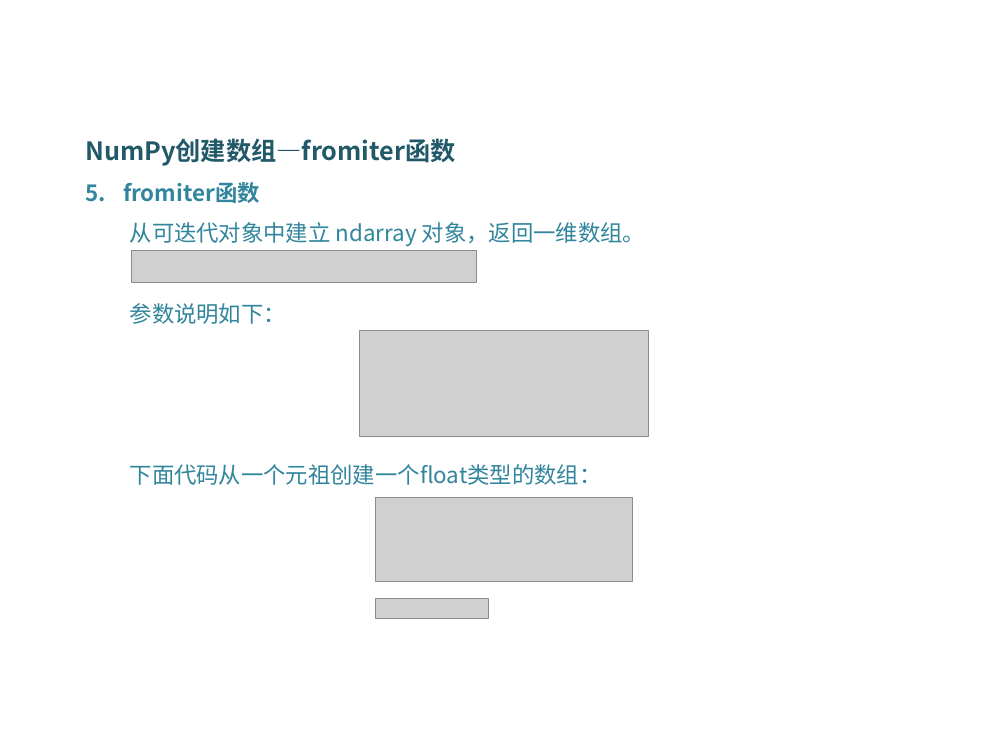
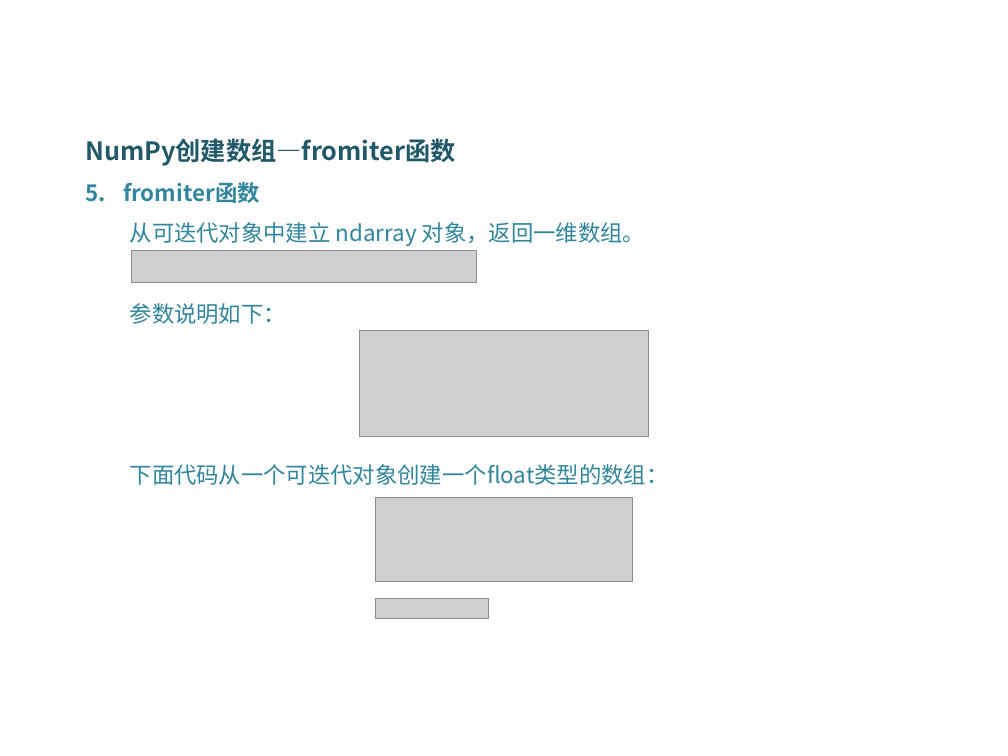
Before and after one commit to DataScienceCoding/Python-Data-Analysis, a slide deck: slide 26 of Python-Data-Analysis.pptx. Drawn at 1008x756 pixels with LibreOffice and Linux fonts; fonts in the diff are those of the drawing; grey boxes stand for pictures; background and template pictures are left out. Boxes give left, top, right and bottom in pixels: in the first picture for what was removed or moved away, otherwise in the second. Text is boxed around its words. In the diff, an @@ line names an element or a change of style, - is before the commit and + after.

```diff
--- a/Python-Data-Analysis.pptx
+++ b/Python-Data-Analysis.pptx
@@ text at (130,464,669,485): text changed @@
-下面代码从一个元祖创建一个float类型的数组：
+下面代码从一个可迭代对象创建一个float类型的数组：
```
Also in this commit, not shown: 3 other slides changed, 2 other files.
